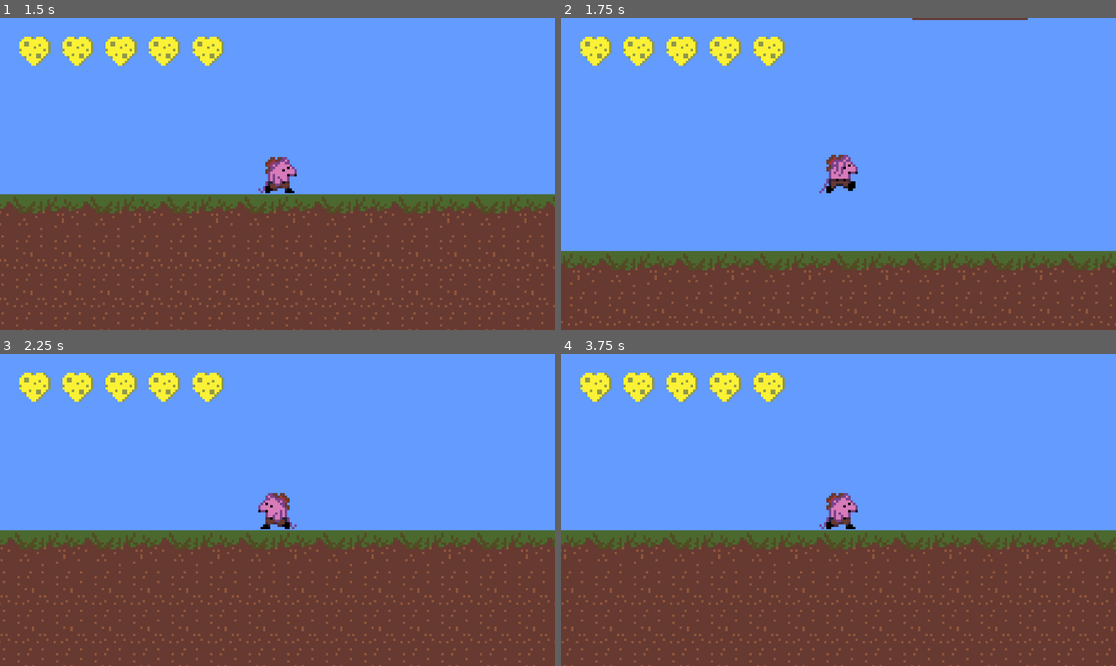
Above: before the commit, frames 1-4 (two rows, left to right).
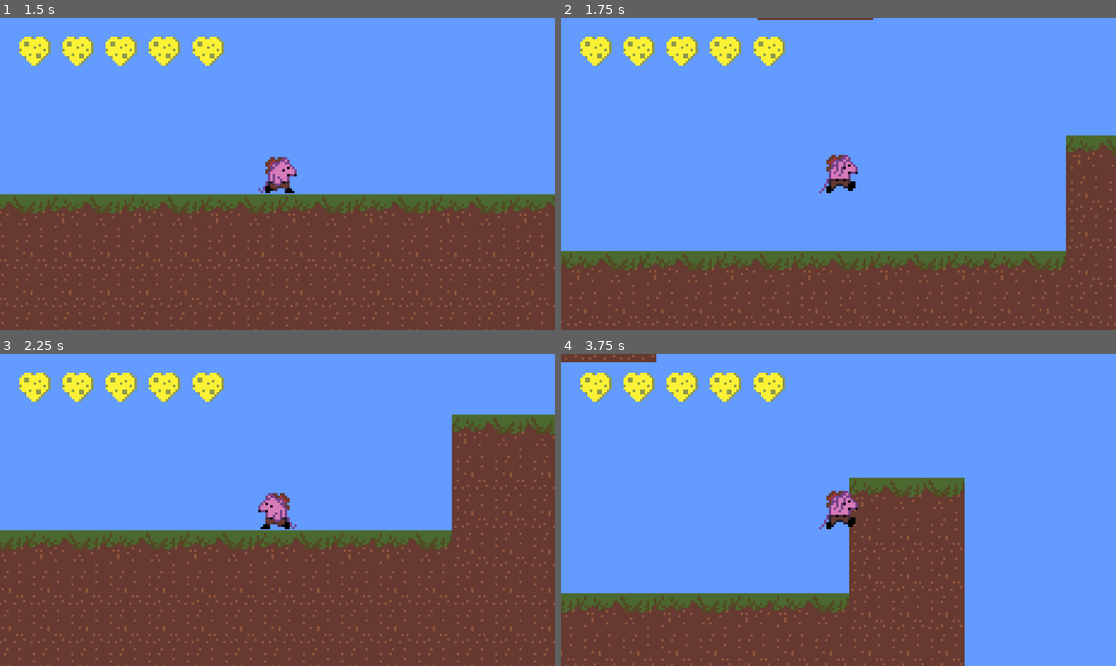
Above: after the commit, the same moments.

Repository: jyee0012/CMPT230-Game
Game: Godot game, scene res://Assets/Scenes/Levels/new_scene.tscn
Two runs of this game, one before a commit and one after it. Both use one fixed random seed, a clock stepped at 60 frames per second and the inputs below. This scene is started directly instead of the project's main scene.
Inputs:
- Up to frame 1 (1.5 s): tap Enter at 0.5 s; hold Right (right) from 0.53 s (still down); tap Shift (dash) at 0.6 s; tap Space (jump) at 0.77 s; tap X (attack) at 1.35 s
- Up to frame 2 (1.75 s): keep holding Right (right); tap Space (jump) at 1.52 s; tap Shift (dash) at 1.55 s
- Up to frame 3 (2.25 s): release Right (right) at 2.03 s; hold Left (left) from 2.03 s (still down); tap Shift (dash) at 2.1 s
- Up to frame 4 (3.75 s): release Left (left) at 2.78 s; hold Right (right) from 2.78 s (still down); tap A (grapple) at 2.85 s; tap Space (jump) at 3.02 s; tap Shift (dash) at 3.05, 3.6 s

Frame 1 is identical in both runs. In frame 2, 4.7% of the frame differs, in the area x 0-100%, y 0-99%; in frame 3, 13%; in frame 4, 31%, in the area x 0-100%, y 0-100%.

Commit message:
misc changes
increased enemy knockback and added signals for the items so that they work in new_scene

Diff:
--- a/cmpt230-game/Assets/Scenes/Levels/new_scene.tscn
+++ b/cmpt230-game/Assets/Scenes/Levels/new_scene.tscn
@@ -80,3 +80,12 @@
 [node name="Item" parent="." instance=ExtResource("11_vhcml")]
 position = Vector2(20609, -156)
 item = 0
+
+[connection signal="dash_collect" from="GameData" to="Player" method="_on_game_data_dash_collect"]
+[connection signal="hp_collect" from="GameData" to="Player" method="_on_game_data_hp_collect"]
+[connection signal="whip_collect" from="GameData" to="Player" method="_on_game_data_whip_collect"]
+[connection signal="wing_collect" from="GameData" to="Player" method="_on_game_data_wing_collect"]
+[connection signal="boot_collected" from="Item" to="GameData" method="_on_item_boot_collected"]
+[connection signal="health_collected" from="Item" to="GameData" method="_on_item_health_collected"]
+[connection signal="whip_collected" from="Item" to="GameData" method="_on_item_whip_collected"]
+[connection signal="wing_collected" from="Item" to="GameData" method="_on_item_wing_collected"]
Not shown: 1 places in cmpt230-game/Assets/Scenes/Levels/mainmenu.tscn that only renumber resources
